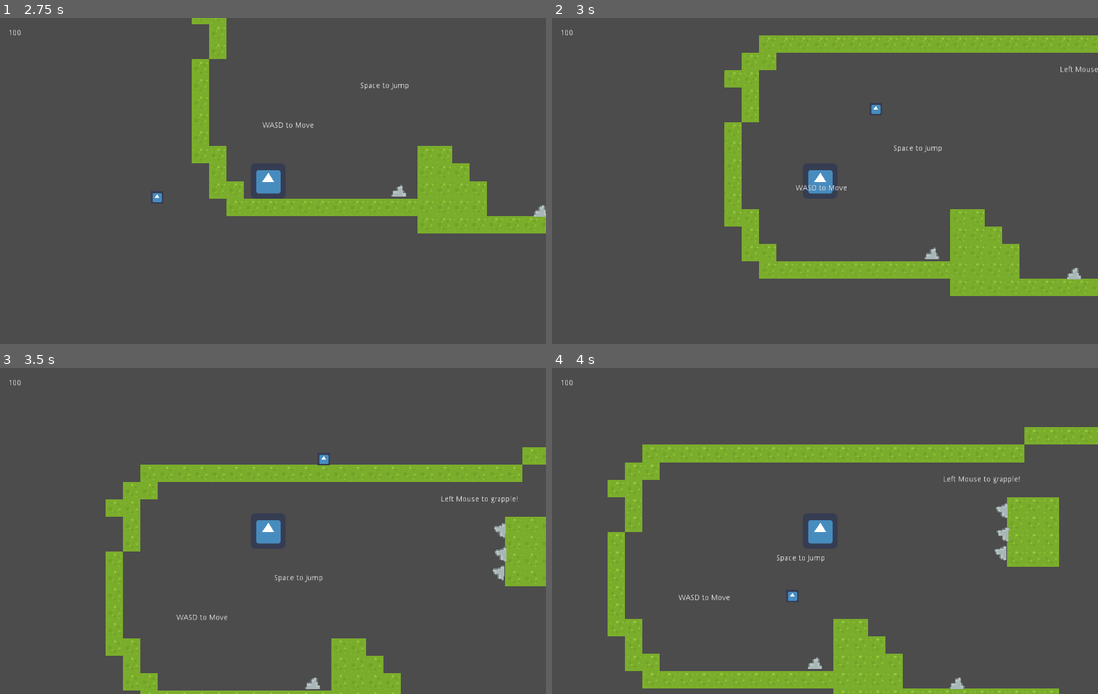
Above: before the commit, frames 1-4 (two rows, left to right).
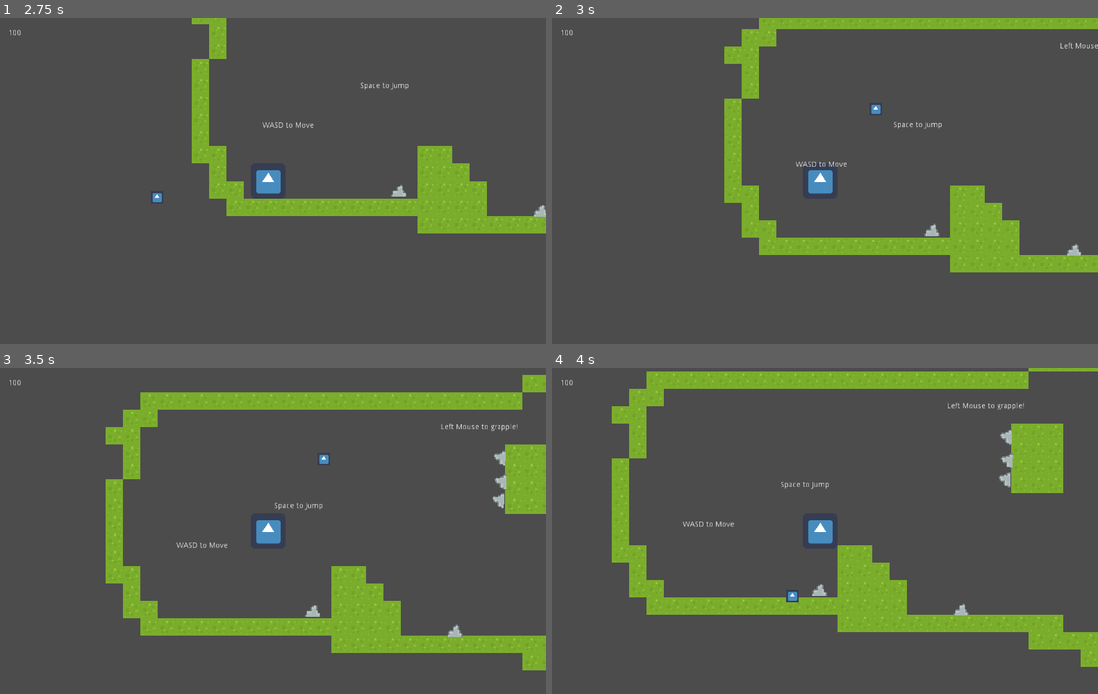
Above: after the commit, the same moments.

Repository: CtrlAltLeo/ProjectNinja
Game: Godot game, scene res://scenes/startGameScene.tscn
The game is run twice, just before and just after one commit, with the same random seed, the same clock (stepped at 60 frames per second) and the same inputs. The engine's default icon, where the game draws it, is replaced by a stand-in: a white triangle on a blue panel in a dark square.
Inputs (mouse positions are in pixels of both pictures, inside the frame that each line leads up to):
- Up to frame 1 (2.75 s): click "PLAY" at 0.5 s; tap Enter at 1.25 s; move the mouse to (393, 164) at 1.27 s; hold A (A) 1.28-2.03 s; move the mouse to (158, 197) at 2.02 s; tap D (D) at 2.1 s
- Up to frame 2 (3 s): tap Space (space) at 2.75 s; move the mouse to (874, 109) at 2.77 s; click (874, 109) at 2.85 s
- Up to frame 3 (3.5 s): no input
- Up to frame 4 (4 s): move the mouse to (792, 596) at 3.52 s; tap Space (space) at 3.6 s

Frame 1 is identical in both runs. In frame 2, 15% of the frame differs, in the area x 31-100%, y 0-86%; in frame 3, 24%; in frame 4, 28%, in the area x 10-100%, y 0-100%.

Commit message:
lowered jump

Diff:
--- a/ProjectNinja/code/player.gd
+++ b/ProjectNinja/code/player.gd
@@ -11,7 +11,7 @@
 var isGrapple = false
 
 const GRAVITY = 15
-const JUMP_HEIGHT = -500
+const JUMP_HEIGHT = -300
 const MAXFALLSPEED = 300
 
 onready var camera = $playerCam
--- a/ProjectNinja/project.godot
+++ b/ProjectNinja/project.godot
@@ -26,22 +26,22 @@
 
 W={
 "deadzone": 0.5,
-"events": [ Object(InputEventKey,"resource_local_to_scene":false,"resource_name":"","device":0,"alt":false,"shift":false,"control":false,"meta":false,"command":false,"pressed":false,"scancode":87,"unicode":0,"echo":false,"script":null)
+"events": [ Object(InputEventKey,"resource_local_to_scene":false,"resource_name":"","device":0,"alt":false,"shift":false,"control":false,"meta":false,"command":false,"pressed":false,"scancode":87,"physical_scancode":0,"unicode":0,"echo":false,"script":null)
  ]
 }
 A={
 "deadzone": 0.5,
-"events": [ Object(InputEventKey,"resource_local_to_scene":false,"resource_name":"","device":0,"alt":false,"shift":false,"control":false,"meta":false,"command":false,"pressed":false,"scancode":65,"unicode":0,"echo":false,"script":null)
+"events": [ Object(InputEventKey,"resource_local_to_scene":false,"resource_name":"","device":0,"alt":false,"shift":false,"control":false,"meta":false,"command":false,"pressed":false,"scancode":65,"physical_scancode":0,"unicode":0,"echo":false,"script":null)
  ]
 }
 S={
 "deadzone": 0.5,
-"events": [ Object(InputEventKey,"resource_local_to_scene":false,"resource_name":"","device":0,"alt":false,"shift":false,"control":false,"meta":false,"command":false,"pressed":false,"scancode":83,"unicode":0,"echo":false,"script":null)
+"events": [ Object(InputEventKey,"resource_local_to_scene":false,"resource_name":"","device":0,"alt":false,"shift":false,"control":false,"meta":false,"command":false,"pressed":false,"scancode":83,"physical_scancode":0,"unicode":0,"echo":false,"script":null)
  ]
 }
 D={
 "deadzone": 0.5,
-"events": [ Object(InputEventKey,"resource_local_to_scene":false,"resource_name":"","device":0,"alt":false,"shift":false,"control":false,"meta":false,"command":false,"pressed":false,"scancode":68,"unicode":0,"echo":false,"script":null)
+"events": [ Object(InputEventKey,"resource_local_to_scene":false,"resource_name":"","device":0,"alt":false,"shift":false,"control":false,"meta":false,"command":false,"pressed":false,"scancode":68,"physical_scancode":0,"unicode":0,"echo":false,"script":null)
  ]
 }
 leftMouse={
@@ -55,7 +55,7 @@
 }
 space={
 "deadzone": 0.5,
-"events": [ Object(InputEventKey,"resource_local_to_scene":false,"resource_name":"","device":0,"alt":false,"shift":false,"control":false,"meta":false,"command":false,"pressed":false,"scancode":32,"unicode":0,"echo":false,"script":null)
+"events": [ Object(InputEventKey,"resource_local_to_scene":false,"resource_name":"","device":0,"alt":false,"shift":false,"control":false,"meta":false,"command":false,"pressed":false,"scancode":32,"physical_scancode":0,"unicode":0,"echo":false,"script":null)
  ]
 }
 Q={
